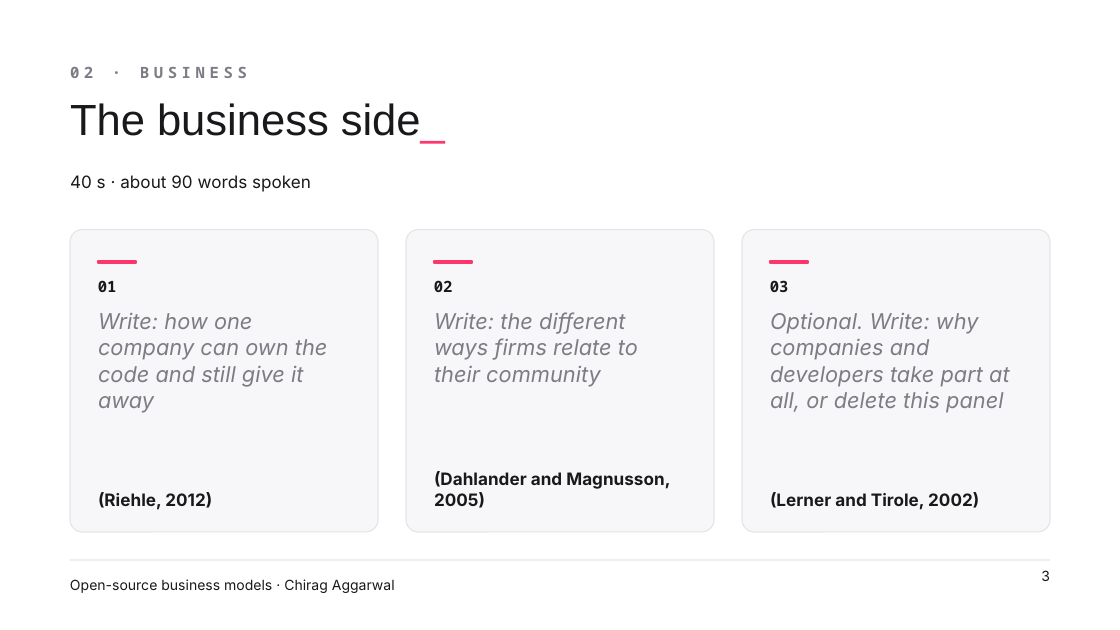
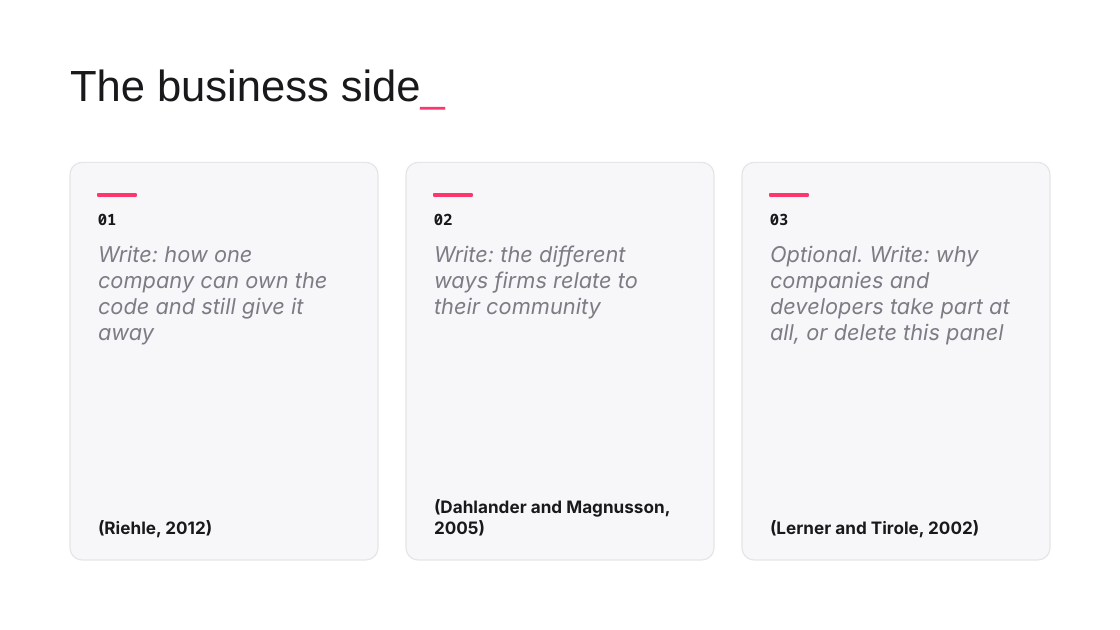
Before and after one commit to ChiragAgg5k/ul-university-notes, a slide deck: slide 3 of 2026-27/SEM1/CS5707 - SE Development Paradigms/Presentation/CS5707 Presentation - Chirag Aggarwal.pptx. Drawn at 1120x630 pixels with LibreOffice and Linux fonts; fonts in the diff are those of the drawing; background and template pictures are left out. Boxes give left, top, right and bottom in pixels: in the first picture for what was removed or moved away, otherwise in the second. Text is boxed around its words. In the diff, an @@ line names an element or a change of style, - is before the commit and + after.

```diff
--- a/2026-27/SEM1/CS5707 - SE Development Paradigms/Presentation/CS5707 Presentation - Chirag Aggarwal.pptx
+++ b/2026-27/SEM1/CS5707 - SE Development Paradigms/Presentation/CS5707 Presentation - Chirag Aggarwal.pptx
@@ title "The business side_": place and size @@
-title "The business side_" at (70, 103, 445, 144)
+title "The business side_" at (70, 69, 445, 110)
@@ text removed at (70, 67, 247, 78) @@
-02 · BUSINESS
@@ rounded rectangle: place and size @@
-rounded rectangle at (69, 230, 377, 532)
+rounded rectangle at (69, 162, 377, 560)
@@ text removed at (70, 175, 311, 192) @@
-40 s · about 90 words spoken
@@ rounded rectangle: place and size @@
-rounded rectangle at (405, 230, 713, 532)
+rounded rectangle at (405, 162, 713, 560)
@@ proportions changed in 3 elements at (69, 162, 377, 560), (405, 162, 713, 560), (741, 162, 1049, 560) @@
@@ rounded rectangle: place and size @@
-rounded rectangle at (741, 230, 1049, 532)
+rounded rectangle at (741, 162, 1049, 560)
@@ 3 texts, 3 rectangles: place and size @@
-3 texts, 3 rectangles at (98, 261, 809, 292)
+3 texts, 3 rectangles at (98, 194, 809, 225)
@@ text "Write: how one company can ...": place and size @@
-text "Write: how one company can ..." at (98, 313, 328, 413)
+text "Write: how one company can ..." at (98, 246, 328, 345)
@@ text "Write: the different ways firms ...": place and size @@
-text "Write: the different ways firms ..." at (434, 312, 638, 387)
+text "Write: the different ways firms ..." at (434, 245, 638, 319)
@@ text "Optional. Write: why companies and ...": place and size @@
-text "Optional. Write: why companies and ..." at (770, 313, 1010, 413)
+text "Optional. Write: why companies and ..." at (770, 246, 1010, 345)
@@ 3 texts: place and size @@
-3 texts at (98, 471, 979, 510)
+3 texts at (98, 499, 979, 538)
@@ line removed from (69, 560) to (1051, 560) @@
@@ text removed at (70, 579, 395, 593) @@
-Open-source business models · Chirag Aggarwal
@@ page number removed at (1041, 570, 1050, 581) @@
-3
```
Also in this commit, not shown: 4 other slides changed.
